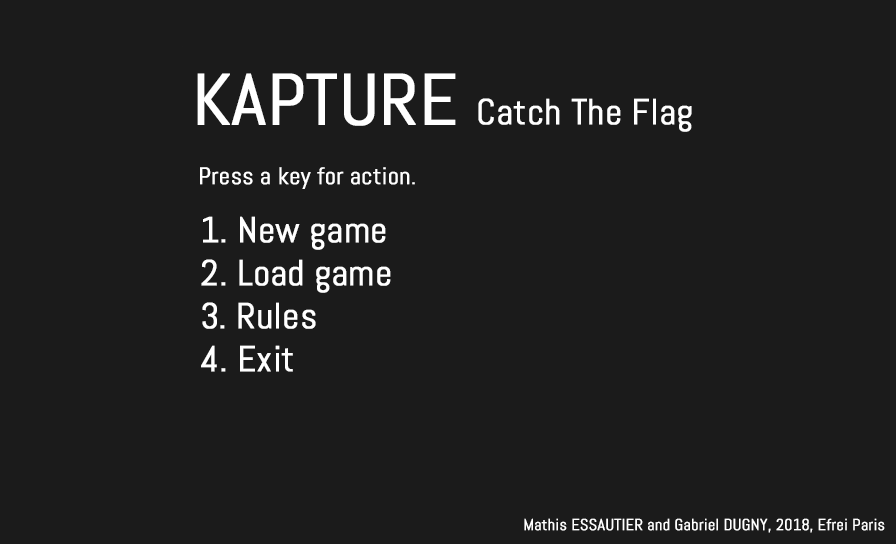
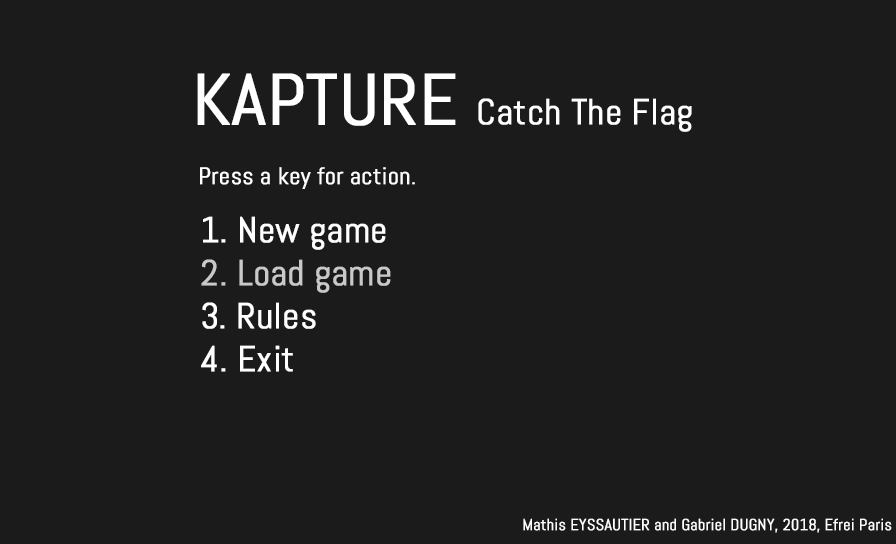
Two versions of the same layered image (896×544). Layer-by-layer changes:
renamed "Mathis ESSAUTIER and Gabriel DUGNY, 2018, Efrei Paris" to "Mathis EYSSAUTIER and Gabriel DUGNY, 2018, Efrei Paris", painted on it over [523, 518, 892, 533]
painted on "1. New game 2. Load game 3. Rules 4. Exit" over [201, 259, 391, 293]
